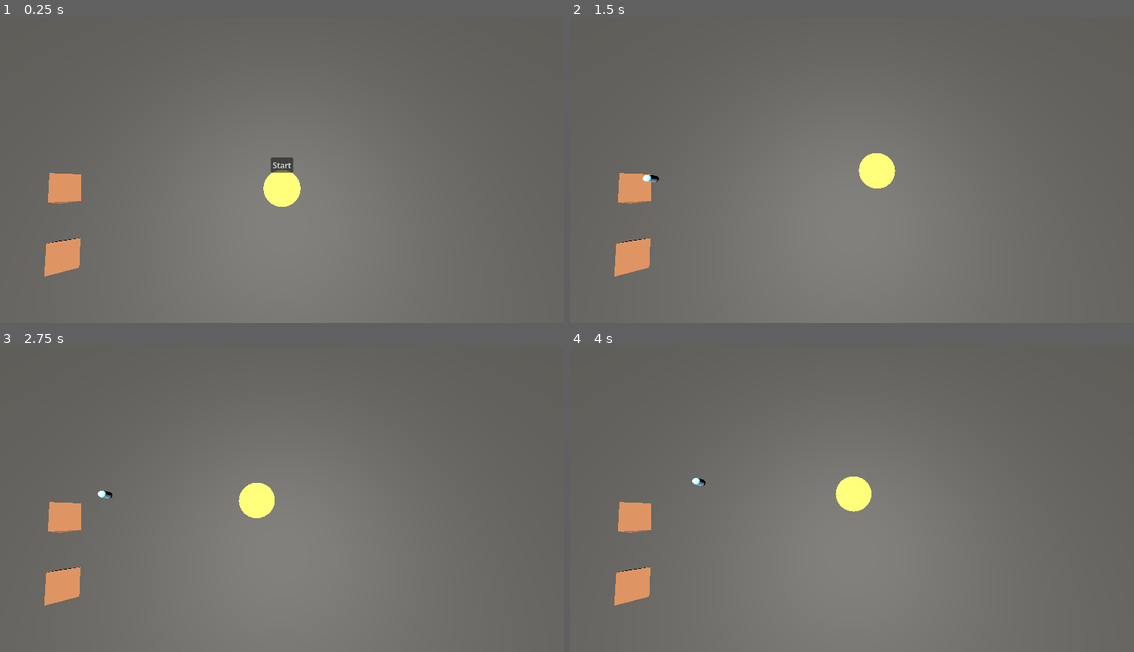
Above: before the commit, frames 1-4 (two rows, left to right).
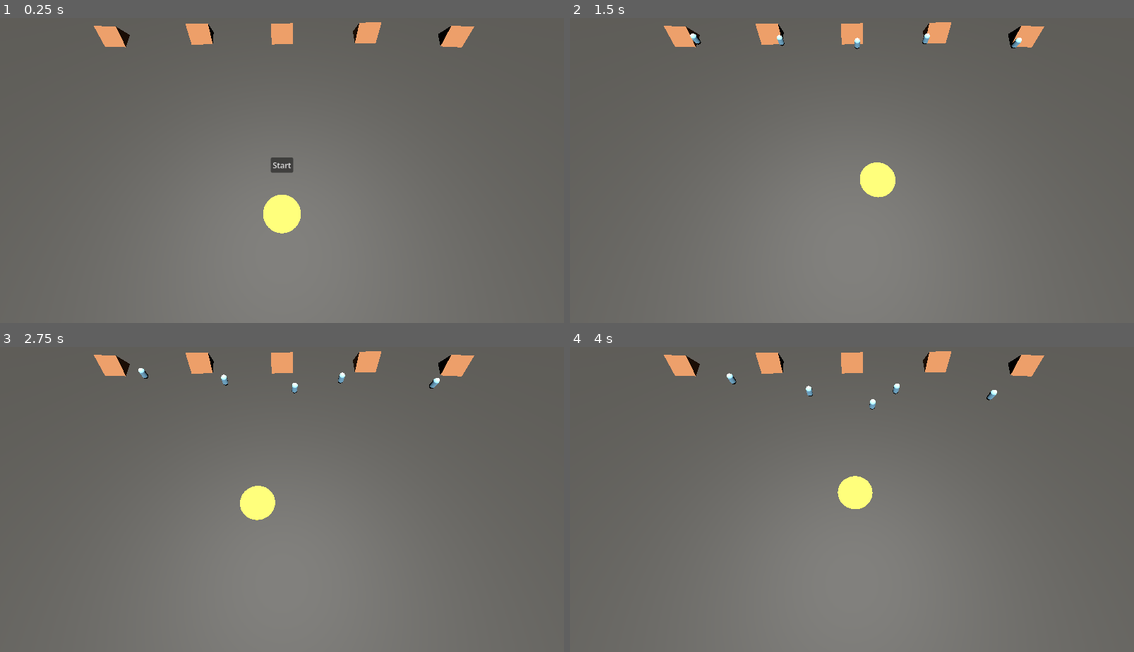
Above: after the commit, the same moments.

Repository: KgHtetNaing/sun_is_watching
Game: Godot game, scene res://scenes/main_scene.tscn
The game is run twice, just before and just after one commit, with the same random seed, the same clock (stepped at 60 frames per second) and the same inputs. The engine's default icon, where the game draws it, is replaced by a stand-in: a white triangle on a blue panel in a dark square.
Inputs (mouse positions are in pixels of both pictures, inside the frame that each line leads up to):
- Up to frame 1 (0.25 s): no input
- Up to frame 2 (1.5 s): click "Start" at 0.5 s; tap Enter (ui_accept) at 1.25 s; move the mouse to (976, 149) at 1.27 s
- Up to frame 3 (2.75 s): tap Enter (ui_accept) at 1.52, 2.27 s; move the mouse to (169, 508) at 2.02 s
- Up to frame 4 (4 s): move the mouse to (908, 423) at 2.77 s; move the mouse to (823, 557) at 3.52 s; tap Enter (ui_accept) at 3.77 s

The runs differ from the first frame. In frame 1, 3.7% of the frame differs, in the area x 7-85%, y 1-85%; in frame 2, 3.1%; in frame 3, 3.0%; in frame 4, 3.0%.

Commit message:
addes escape point

Diff:
--- /dev/null
+++ b/scenes/escape_point.tscn
@@ -0,0 +1,12 @@
+[gd_scene format=3 uid="uid://cpneo87bl704u"]
+
+[sub_resource type="BoxShape3D" id="BoxShape3D_iajep"]
+size = Vector3(17.26036, 1, 1)
+
+[node name="EscapePoint" type="Node3D" unique_id=522430221]
+
+[node name="Area3D" type="Area3D" parent="." unique_id=1622401546]
+
+[node name="CollisionShape3D" type="CollisionShape3D" parent="Area3D" unique_id=1040180464]
+transform = Transform3D(1, 0, 0, 0, 1, 0, 0, 0, 1, 0.1132431, 0, 0)
+shape = SubResource("BoxShape3D_iajep")
--- /dev/null
+++ b/scenes/homes.tscn
@@ -0,0 +1,18 @@
+[gd_scene format=3 uid="uid://1hyjr1t1utcx"]
+
+[ext_resource type="Script" uid="uid://c5t0npgmo2llt" path="res://scripts/homes.gd" id="1_nd5jc"]
+[ext_resource type="PackedScene" uid="uid://cjn8o2hnn8qne" path="res://scenes/people.tscn" id="2_wlbe3"]
+
+[sub_resource type="StandardMaterial3D" id="StandardMaterial3D_2c62f"]
+albedo_color = Color(0.57262725, 0.3647529, 0.21566135, 1)
+
+[sub_resource type="PrismMesh" id="PrismMesh_gyfs4"]
+
+[node name="homes" type="MeshInstance3D" unique_id=1353727017]
+transform = Transform3D(5.937893, 0, 0.5740396, 0, 6, 0, -0.8610592, 0, 3.9585953, 0, 0, 0)
+material_override = SubResource("StandardMaterial3D_2c62f")
+mesh = SubResource("PrismMesh_gyfs4")
+script = ExtResource("1_nd5jc")
+person_scene = ExtResource("2_wlbe3")
+
+[node name="spawnPoint" type="Marker3D" parent="." unique_id=1634484428]
--- a/scenes/main_scene.tscn
+++ b/scenes/main_scene.tscn
@@ -2,14 +2,8 @@
 
 [ext_resource type="PackedScene" uid="uid://tdycf8js5qly" path="res://scenes/sun_beam.tscn" id="1_0f027"]
 [ext_resource type="Script" uid="uid://da68qdy3jwfnd" path="res://scripts/main_scene.gd" id="1_gubc5"]
-[ext_resource type="Script" uid="uid://c5t0npgmo2llt" path="res://scripts/homes.gd" id="2_gyfs4"]
-[ext_resource type="PackedScene" uid="uid://cjn8o2hnn8qne" path="res://scenes/people.tscn" id="3_d5x1h"]
+[ext_resource type="PackedScene" uid="uid://1hyjr1t1utcx" path="res://scenes/homes.tscn" id="4_pu3yx"]
 [ext_resource type="PackedScene" uid="uid://cddnl525thr57" path="res://scenes/win_screen.tscn" id="5_gubc5"]
-
-[sub_resource type="StandardMaterial3D" id="StandardMaterial3D_2c62f"]
-albedo_color = Color(0.57262725, 0.3647529, 0.21566135, 1)
-
-[sub_resource type="PrismMesh" id="PrismMesh_gyfs4"]
 
 [sub_resource type="StandardMaterial3D" id="StandardMaterial3D_d5x1h"]
 albedo_color = Color(0.05490196, 0.047058824, 0, 1)
@@ -19,6 +13,9 @@
 
 [sub_resource type="BoxShape3D" id="BoxShape3D_0f027"]
 size = Vector3(1.9907227, 0.1694336, 2.0049438)
+
+[sub_resource type="BoxShape3D" id="BoxShape3D_pu3yx"]
+size = Vector3(80.38086, 1.5234375, 2.28833)
 
 [node name="MainScene" type="Node3D" unique_id=621533097]
 script = ExtResource("1_gubc5")
@@ -46,11 +43,11 @@
 
 [node name="Timer" type="Timer" parent="." unique_id=971018918]
 process_mode = 3
-wait_time = 5.0
+wait_time = 60.0
 one_shot = true
 
 [node name="Camera3D" type="Camera3D" parent="." unique_id=704493747]
-transform = Transform3D(1, 0, 0, 0, 0.17364824, 0.9848078, 0, -0.9848078, 0.17364824, 0, 30.998795, 13.381229)
+transform = Transform3D(1, 0, 0, 0, 0.28911537, 0.9572942, 0, -0.9572942, 0.28911537, 0, 30.998795, 13.381229)
 current = true
 
 [node name="DirectionalLight3D" type="DirectionalLight3D" parent="." unique_id=2018347354]
@@ -60,21 +57,22 @@
 [node name="Sun_beam" parent="." unique_id=487210576 instance=ExtResource("1_0f027")]
 transform = Transform3D(9, 0, 0, 0, 9, 0, 0, 0, 9, 0, 0.5873184, 11.508905)
 
-[node name="homes" type="MeshInstance3D" parent="." unique_id=426813030]
-transform = Transform3D(5.937893, 0, 0.5740396, 0, 6, 0, -0.8610592, 0, 3.9585953, -31.509018, 0, 11.57262)
-material_override = SubResource("StandardMaterial3D_2c62f")
-mesh = SubResource("PrismMesh_gyfs4")
-script = ExtResource("2_gyfs4")
-person_scene = ExtResource("3_d5x1h")
+[node name="Homes" type="Node" parent="." unique_id=406738710]
 
-[node name="spawnPoint" type="Marker3D" parent="homes" unique_id=846470103]
+[node name="homes" parent="Homes" unique_id=1353727017 instance=ExtResource("4_pu3yx")]
+transform = Transform3D(-0.22111797, 0, -3.997282, 0, 5.9999995, 0, 5.995923, 0, -0.14741206, -31.509018, 0, -20.876392)
 
-[node name="homes2" type="MeshInstance3D" parent="." unique_id=239078224]
-transform = Transform3D(5.949296, 0, 0.5189199, 0, 5.9999995, 0, -0.77838004, 0, 3.9661973, -30.139606, 0, 20.762556)
-material_override = SubResource("StandardMaterial3D_2c62f")
-mesh = SubResource("PrismMesh_gyfs4")
+[node name="homes2" parent="Homes" unique_id=1440411430 instance=ExtResource("4_pu3yx")]
+transform = Transform3D(-0.23336154, 0, 3.9969726, 0, 5.9999995, 0, -5.9954596, 0, -0.15557444, -15.241633, 0, -21.47843)
 
-[node name="spawnPoint" type="Marker3D" parent="homes2" unique_id=1236623091]
+[node name="homes3" parent="Homes" unique_id=1459252020 instance=ExtResource("4_pu3yx")]
+transform = Transform3D(-0.14627922, 0, 3.9988103, 0, 5.9999995, 0, -5.9982157, 0, -0.09751955, 0, 0, -21.524073)
+
+[node name="homes4" parent="Homes" unique_id=978068549 instance=ExtResource("4_pu3yx")]
+transform = Transform3D(-0.18061441, 0, 3.9981863, 0, 5.9999995, 0, -5.99728, 0, -0.1204097, 15.83951, 0, -21.750767)
+
+[node name="homes5" parent="Homes" unique_id=570072887 instance=ExtResource("4_pu3yx")]
+transform = Transform3D(0.3756978, 0, 3.9921498, 0, 5.9999995, 0, -5.988225, 0, 0.25046515, 32.14942, 0, -20.878403)
 
 [node name="land" type="MeshInstance3D" parent="." unique_id=1259494477]
 transform = Transform3D(60, 0, 0, 0, 30, 0, 0, 0, 30, 0, 0, 0)
@@ -91,5 +89,14 @@
 [node name="targetPosition" type="Marker3D" parent="." unique_id=950759872]
 transform = Transform3D(1, 0, 0, 0, 1, 0, 0, 0, 1, 0, 0.14465642, 4.8935566)
 
+[node name="escape_point" type="Node3D" parent="." unique_id=96602533]
+transform = Transform3D(1, 0, 0, 0, 1, 0, 0, 0, 1, 0, 0, 29.28072)
+
+[node name="Area3D" type="Area3D" parent="escape_point" unique_id=2035122529]
+
+[node name="CollisionShape3D" type="CollisionShape3D" parent="escape_point/Area3D" unique_id=1322436401]
+transform = Transform3D(1, 0, 0, 0, 1, 0, 0, 0, 1, -0.3955078, -0.26171875, 0.08239746)
+shape = SubResource("BoxShape3D_pu3yx")
+
 [connection signal="pressed" from="Ui/Start" to="." method="_on_start_pressed"]
 [connection signal="timeout" from="Timer" to="." method="_on_timer_timeout"]
